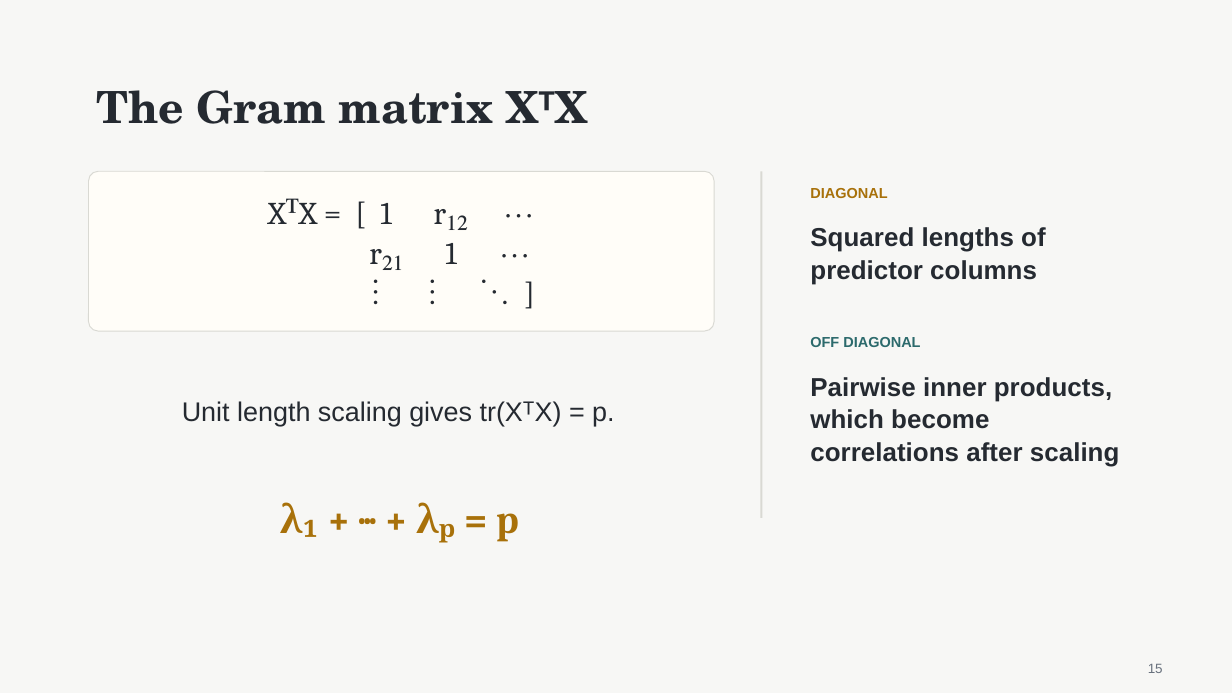
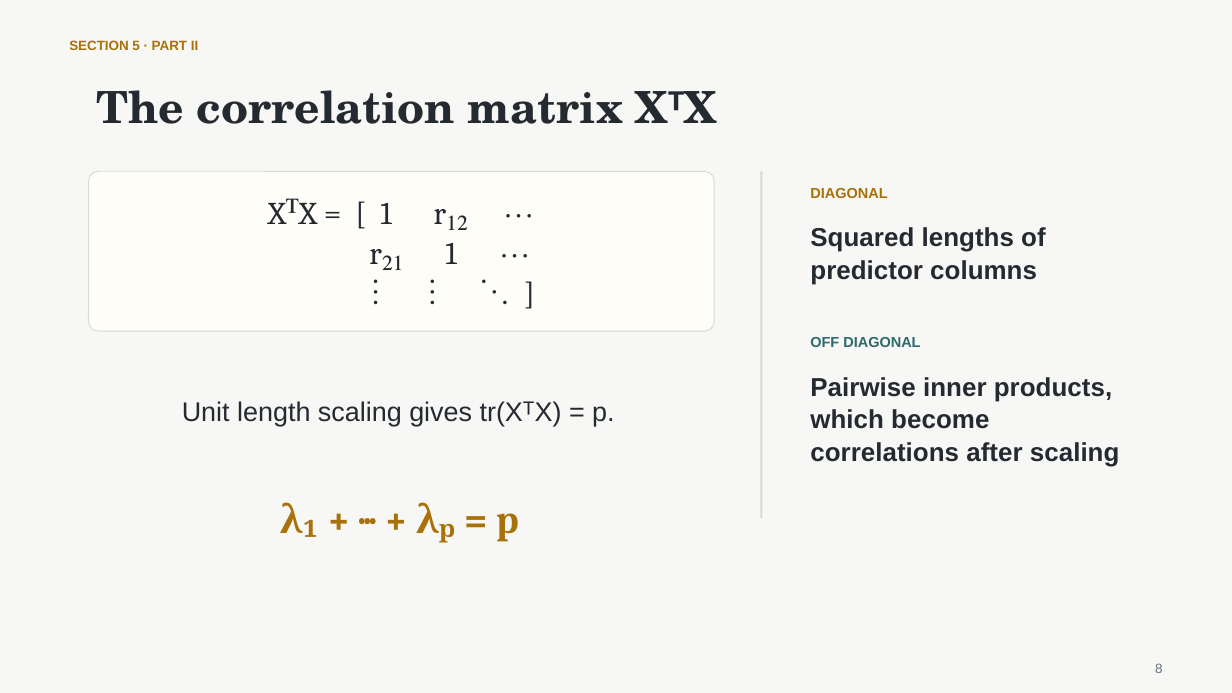
Before and after one commit to nurdauletakhanov/ReadingLab, a slide deck: slide 8 of public/slides/session-0-least-squares-foundations.pptx (slide 15 before the commit). Drawn at 1232x693 pixels with LibreOffice and Linux fonts; fonts in the diff are those of the drawing. Boxes give left, top, right and bottom in pixels: in the first picture for what was removed or moved away, otherwise in the second. Text is boxed around its words. In the diff, an @@ line names an element or a change of style, - is before the commit and + after.

Commit message:
Align Session 0 slides with tutorial sections

```diff
--- a/public/slides/session-0-least-squares-foundations.pptx
+++ b/public/slides/session-0-least-squares-foundations.pptx
@@ text added at (69, 40, 198, 54), 10.5 pt, text #A8710A, bold @@
+SECTION 5 · PART II
@@ text at (96, 90, 623, 124): text changed @@
-The Gram matrix XᵀX
+The correlation matrix XᵀX
@@ text at (1155, 663, 1162, 673): text changed @@
-15
+8
```
Also in this commit, not shown: 16 other slides changed, 4 slides added, 4 slides removed, 1 other file.
